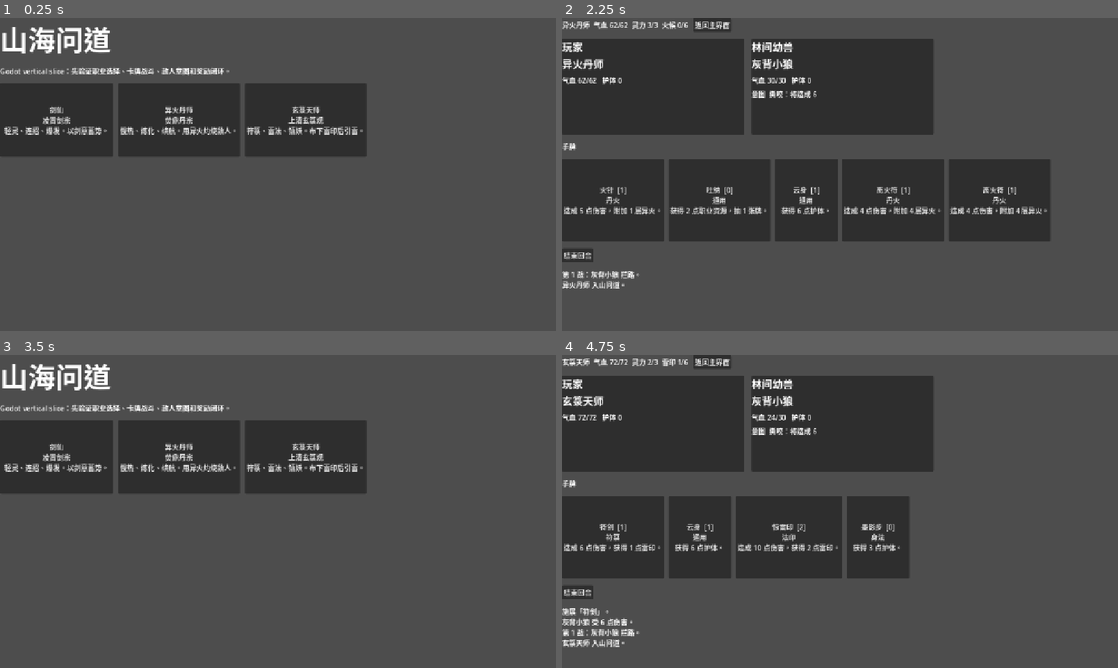
Above: before the commit, frames 1-4 (two rows, left to right).
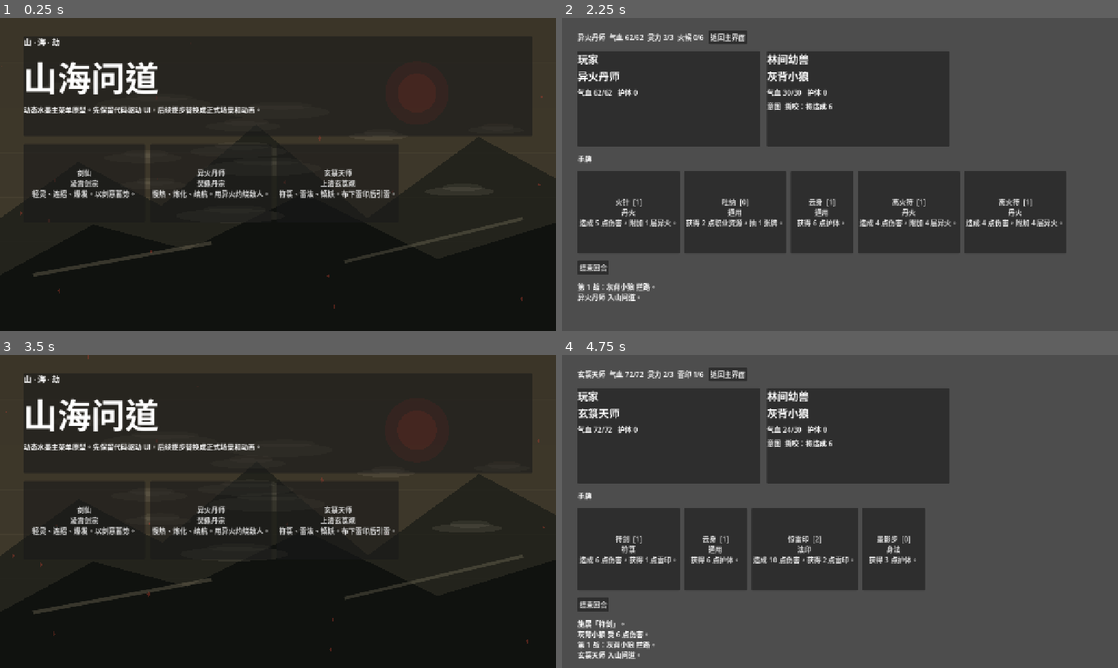
Above: after the commit, the same moments.

Repository: ShuangchangLi/yunmo-wendao
Game: Godot game, scene res://scenes/main.tscn
Same seed, same stepped clock (60 frames per second), same inputs: the game is played once before the commit and once after it.
Inputs:
- Up to frame 1 (0.25 s): no input
- Up to frame 2 (2.25 s): click "剑仙 凌霄剑宗 轻灵、连招、爆发。以剑意蓄势。" at 0.5 s; click "返回主界面" at 1.25 s; click "异火丹师 焚鼎丹宗 慢热、炼化、续航。用异火灼烧敌人。" at 2 s
- Up to frame 3 (3.5 s): click "返回主界面" at 2.75 s
- Up to frame 4 (4.75 s): click "玄箓天师 上清玄箓观 符箓、雷法、镇妖。布下雷印后引雷。" at 3.5 s; click "符剑 [1] 符箓 造成 6 点伤害，获得 1 点雷印。" at 4.25 s

The runs differ from the first frame. In frame 1, 87% of the frame differs, in the area x 0-100%, y 0-100%; in frame 2, 22%; in frame 3, 87%; in frame 4, 19%.

Commit message:
Add animated Godot main menu

Diff:
--- a/godot/project.godot
+++ b/godot/project.godot
@@ -1,6 +1,4 @@
 ; Engine configuration file.
-; It's best edited using the editor UI and not directly,
-; since the parameters that go here are not all obvious.
 
 config_version=5
 
@@ -8,7 +6,7 @@
 
 config/name="山海问道"
 run/main_scene="res://scenes/main.tscn"
-config/features=PackedStringArray("4.3")
+config/features=PackedStringArray("4.6")
 config/icon="res://icon.svg"
 
 [display]
--- /dev/null
+++ b/godot/scripts/ink_menu_background.gd
@@ -0,0 +1,110 @@
+class_name InkMenuBackground
+extends Control
+
+var _time := 0.0
+var _wisps: Array[Dictionary] = []
+var _leaves: Array[Dictionary] = []
+
+func _ready() -> void:
+	mouse_filter = Control.MOUSE_FILTER_IGNORE
+	var rng := RandomNumberGenerator.new()
+	rng.seed = 20260428
+	for i in range(12):
+		_wisps.append({
+			"x": rng.randf_range(0.0, 1.0),
+			"y": rng.randf_range(0.18, 0.72),
+			"speed": rng.randf_range(0.012, 0.032),
+			"scale": rng.randf_range(0.7, 1.6),
+			"phase": rng.randf_range(0.0, TAU)
+		})
+	for i in range(18):
+		_leaves.append({
+			"x": rng.randf_range(0.0, 1.0),
+			"y": rng.randf_range(0.0, 1.0),
+			"speed": rng.randf_range(0.025, 0.07),
+			"size": rng.randf_range(3.0, 7.0),
+			"phase": rng.randf_range(0.0, TAU)
+		})
+
+func _process(delta: float) -> void:
+	_time += delta
+	queue_redraw()
+
+func _draw() -> void:
+	var s := size
+	if s.x <= 0.0 or s.y <= 0.0:
+		return
+	_draw_paper_wash(s)
+	_draw_sun(s)
+	_draw_mountains(s)
+	_draw_mist(s)
+	_draw_falling_leaves(s)
+	_draw_foreground_ink(s)
+
+func _draw_paper_wash(s: Vector2) -> void:
+	draw_rect(Rect2(Vector2.ZERO, s), Color("#1a1914"))
+	draw_rect(Rect2(Vector2.ZERO, s), Color(0.73, 0.63, 0.45, 0.18))
+	for i in range(7):
+		var y := s.y * float(i) / 7.0
+		draw_rect(Rect2(0, y, s.x, s.y / 7.0 + 2.0), Color(0.93, 0.84, 0.68, 0.025 + i * 0.004))
+
+func _draw_sun(s: Vector2) -> void:
+	var pulse := 1.0 + sin(_time * 1.5) * 0.035
+	var center := Vector2(s.x * 0.75, s.y * 0.24)
+	draw_circle(center, 72.0 * pulse, Color(0.70, 0.20, 0.16, 0.26))
+	draw_circle(center, 44.0 * pulse, Color(0.80, 0.26, 0.18, 0.36))
+
+func _draw_mountains(s: Vector2) -> void:
+	var drift := sin(_time * 0.18) * 18.0
+	var far := PackedVector2Array([
+		Vector2(-80 + drift, s.y * 0.72),
+		Vector2(s.x * 0.14 + drift, s.y * 0.46),
+		Vector2(s.x * 0.29 + drift, s.y * 0.60),
+		Vector2(s.x * 0.46 + drift, s.y * 0.34),
+		Vector2(s.x * 0.66 + drift, s.y * 0.64),
+		Vector2(s.x * 0.86 + drift, s.y * 0.38),
+		Vector2(s.x + 90 + drift, s.y * 0.58),
+		Vector2(s.x + 90 + drift, s.y),
+		Vector2(-80 + drift, s.y)
+	])
+	draw_colored_polygon(far, Color(0.10, 0.11, 0.09, 0.74))
+
+	var near_drift := sin(_time * 0.26 + 1.8) * 10.0
+	var near := PackedVector2Array([
+		Vector2(-60 + near_drift, s.y * 0.86),
+		Vector2(s.x * 0.16 + near_drift, s.y * 0.66),
+		Vector2(s.x * 0.33 + near_drift, s.y * 0.74),
+		Vector2(s.x * 0.54 + near_drift, s.y * 0.56),
+		Vector2(s.x * 0.78 + near_drift, s.y * 0.77),
+		Vector2(s.x + 70 + near_drift, s.y * 0.62),
+		Vector2(s.x + 70 + near_drift, s.y),
+		Vector2(-60 + near_drift, s.y)
+	])
+	draw_colored_polygon(near, Color(0.05, 0.06, 0.05, 0.86))
+
+func _draw_mist(s: Vector2) -> void:
+	for wisp in _wisps:
+		var x := fposmod((float(wisp["x"]) + _time * float(wisp["speed"])), 1.15) * s.x - s.x * 0.08
+		var y := float(wisp["y"]) * s.y + sin(_time * 0.7 + float(wisp["phase"])) * 10.0
+		var width := 170.0 * float(wisp["scale"])
+		draw_ellipse(Vector2(x + width * 0.5, y + 11.0 * float(wisp["scale"])), width * 0.5, 11.0 * float(wisp["scale"]), Color(0.89, 0.83, 0.72, 0.09))
+		draw_ellipse(Vector2(x + width * 0.54, y + 1.0), width * 0.29, 9.0, Color(0.96, 0.90, 0.78, 0.07))
+
+func _draw_falling_leaves(s: Vector2) -> void:
+	for leaf in _leaves:
+		var fall := fposmod(float(leaf["y"]) + _time * float(leaf["speed"]), 1.12)
+		var sway := sin(_time * 1.8 + float(leaf["phase"])) * 24.0
+		var pos := Vector2(float(leaf["x"]) * s.x + sway, fall * s.y - 60.0)
+		var r := float(leaf["size"])
+		var points := PackedVector2Array([
+			pos + Vector2(0, -r),
+			pos + Vector2(r * 0.55, 0),
+			pos + Vector2(0, r),
+			pos + Vector2(-r * 0.55, 0)
+		])
+		draw_colored_polygon(points, Color(0.72, 0.24, 0.18, 0.38))
+
+func _draw_foreground_ink(s: Vector2) -> void:
+	var wave := sin(_time * 0.5) * 6.0
+	draw_line(Vector2(s.x * 0.06, s.y * 0.82 + wave), Vector2(s.x * 0.38, s.y * 0.72 - wave), Color(0.93, 0.86, 0.70, 0.18), 7.0, true)
+	draw_line(Vector2(s.x * 0.62, s.y * 0.78 - wave), Vector2(s.x * 0.94, s.y * 0.64 + wave), Color(0.93, 0.86, 0.70, 0.16), 6.0, true)
--- a/godot/scripts/main.gd
+++ b/godot/scripts/main.gd
@@ -2,6 +2,7 @@
 
 const DataLoader = preload("res://scripts/data_loader.gd")
 const RunState = preload("res://scripts/run_state.gd")
+const InkMenuBackground = preload("res://scripts/ink_menu_background.gd")
 
 var classes: Dictionary
 var cards: Dictionary
@@ -26,33 +27,71 @@
 	_clear()
 	var root := VBoxContainer.new()
 	root.set_anchors_preset(Control.PRESET_FULL_RECT)
+	root.offset_left = 36
+	root.offset_top = 28
+	root.offset_right = -36
+	root.offset_bottom = -28
 	root.add_theme_constant_override("separation", 16)
-	root.custom_minimum_size = Vector2(960, 640)
 	add_child(root)
 	return root
 
 func _show_main_menu() -> void:
-	var root := _make_root()
-	root.add_theme_constant_override("margin_left", 36)
-	root.add_theme_constant_override("margin_top", 28)
+	_clear()
+	var background := InkMenuBackground.new()
+	background.set_anchors_preset(Control.PRESET_FULL_RECT)
+	add_child(background)
+
+	var overlay := MarginContainer.new()
+	overlay.set_anchors_preset(Control.PRESET_FULL_RECT)
+	overlay.add_theme_constant_override("margin_left", 54)
+	overlay.add_theme_constant_override("margin_top", 42)
+	overlay.add_theme_constant_override("margin_right", 54)
+	overlay.add_theme_constant_override("margin_bottom", 42)
+	add_child(overlay)
+
+	var root := VBoxContainer.new()
+	root.add_theme_constant_override("separation", 18)
+	overlay.add_child(root)
+
+	var title_panel := PanelContainer.new()
+	title_panel.custom_minimum_size = Vector2(560, 230)
+	root.add_child(title_panel)
+	var title_box := VBoxContainer.new()
+	title_box.add_theme_constant_override("separation", 8)
+	title_panel.add_child(title_box)
+
+	var seal := Label.new()
+	seal.text = "山 · 海 · 劫"
+	seal.add_theme_font_size_override("font_size", 18)
+	title_box.add_child(seal)
+
 	var title := Label.new()
 	title.text = "山海问道"
-	title.add_theme_font_size_override("font_size", 64)
-	root.add_child(title)
+	title.add_theme_font_size_override("font_size", 78)
+	title_box.add_child(title)
+
 	var subtitle := Label.new()
-	subtitle.text = "Godot vertical slice：先验证职业选择、卡牌战斗、敌人意图和奖励闭环。"
-	root.add_child(subtitle)
+	subtitle.text = "动态水墨主菜单原型。先保留代码驱动 UI，后续逐步替换成正式场景和动画。"
+	subtitle.autowrap_mode = TextServer.AUTOWRAP_WORD_SMART
+	title_box.add_child(subtitle)
+
 	var class_row := HBoxContainer.new()
 	class_row.add_theme_constant_override("separation", 12)
 	root.add_child(class_row)
 	for class_id in classes.keys():
 		var class_data: Dictionary = classes[class_id]
 		var button := Button.new()
-		button.custom_minimum_size = Vector2(260, 170)
+		button.custom_minimum_size = Vector2(280, 180)
 		button.text = "%s\n%s\n%s" % [class_data["name"], class_data["school"], class_data["trait"]]
 		var captured_id := String(class_id)
+		button.mouse_entered.connect(func(): _pulse_button(button, 1.04))
+		button.mouse_exited.connect(func(): _pulse_button(button, 1.0))
 		button.pressed.connect(func(): _start_run(captured_id))
 		class_row.add_child(button)
+
+func _pulse_button(button: Button, target_scale: float) -> void:
+	var tween := create_tween()
+	tween.tween_property(button, "scale", Vector2(target_scale, target_scale), 0.12).set_trans(Tween.TRANS_SINE).set_ease(Tween.EASE_OUT)
 
 func _start_run(class_id: String) -> void:
 	run.start_new(class_id)
@@ -85,7 +124,8 @@
 	root.add_child(field)
 	field.add_child(_combat_panel("玩家", run.player["name"], run.player["hp"], run.player["max_hp"], run.player["block"], ""))
 	var move: Dictionary = run.enemy["next_move"]
-	var intent_text := "%s：%s %d" % [move["label"], _intent_label(move["intent"]), int(move["amount"]) + (run.enemy["strength"] if move["intent"] == "attack" else 0)]
+	var amount: int = int(move["amount"]) + (int(run.enemy["strength"]) if move["intent"] == "attack" else 0)
+	var intent_text := "%s：%s %d" % [move["label"], _intent_label(move["intent"]), amount]
 	field.add_child(_combat_panel(run.enemy["title"], run.enemy["name"], run.enemy["hp"], run.enemy["max_hp"], run.enemy["block"], intent_text))
 
 	var hand_label := Label.new()
@@ -191,7 +231,7 @@
 	title.add_theme_font_size_override("font_size", 54)
 	root.add_child(title)
 	var body := Label.new()
-	body.text = "Godot 版第一段目标完成。下一步可以加动画、图片、存档和更正式的 UI。"
+	body.text = "Godot 版第一段目标完成。下一步可以加正式卡牌动画、敌人图和存档。"
 	root.add_child(body)
 	var back := Button.new()
 	back.text = "返回主界面"
Not shown, added: godot/icon.svg.import
Not shown, added: godot/scripts/data_loader.gd.uid
Not shown, added: godot/scripts/main.gd.uid
Not shown, added: godot/scripts/run_state.gd.uid
